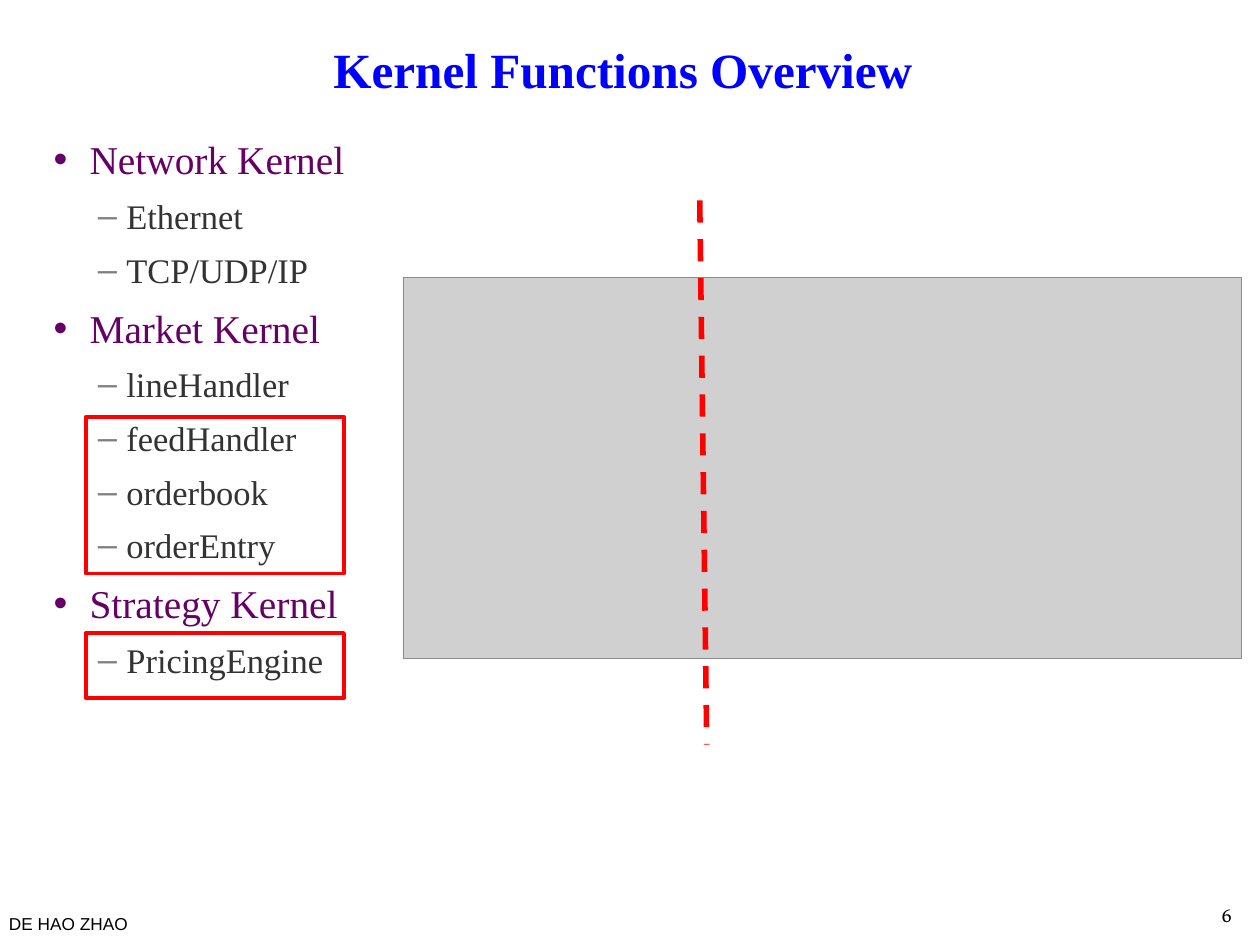
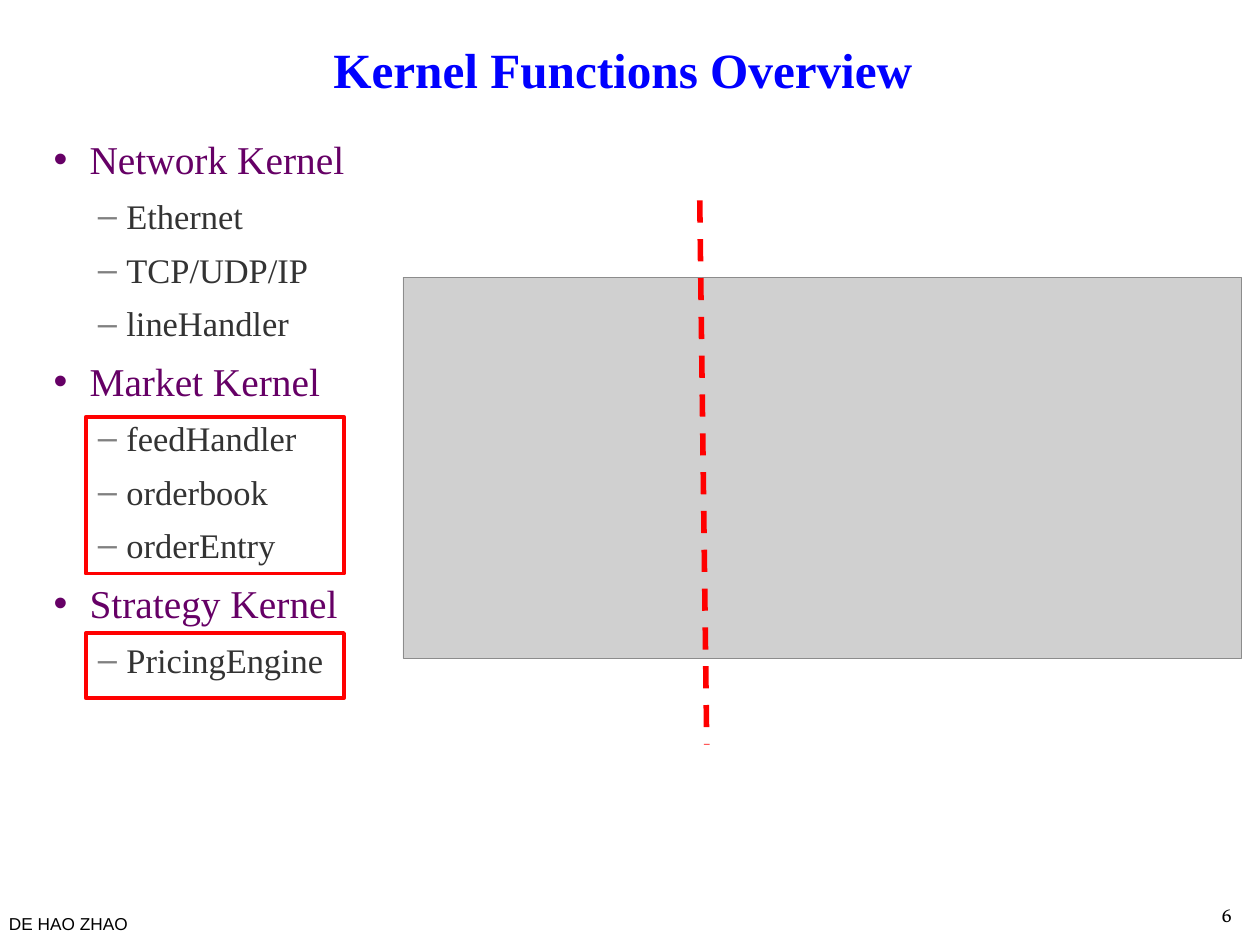
Before and after one commit to bol-edu/course-lab_aat, a slide deck: slide 6 of lecture/AAT.pptx. Drawn at 1260x945 pixels with LibreOffice and Linux fonts; fonts in the diff are those of the drawing; grey boxes stand for pictures; background and template pictures are left out. Boxes give left, top, right and bottom in pixels: in the first picture for what was removed or moved away, otherwise in the second. Text is boxed around its words. In the diff, an @@ line names an element or a change of style, - is before the commit and + after.

```diff
--- a/lecture/AAT.pptx
+++ b/lecture/AAT.pptx
@@ text at [126, 312, 288, 337]: paragraph added @@
+  – lineHandler
@@ text at [126, 373, 288, 398]: paragraph removed @@
-  – lineHandler
```
Also in this commit, not shown: 4 other slides changed, 3 slides added, 1 slide removed.
